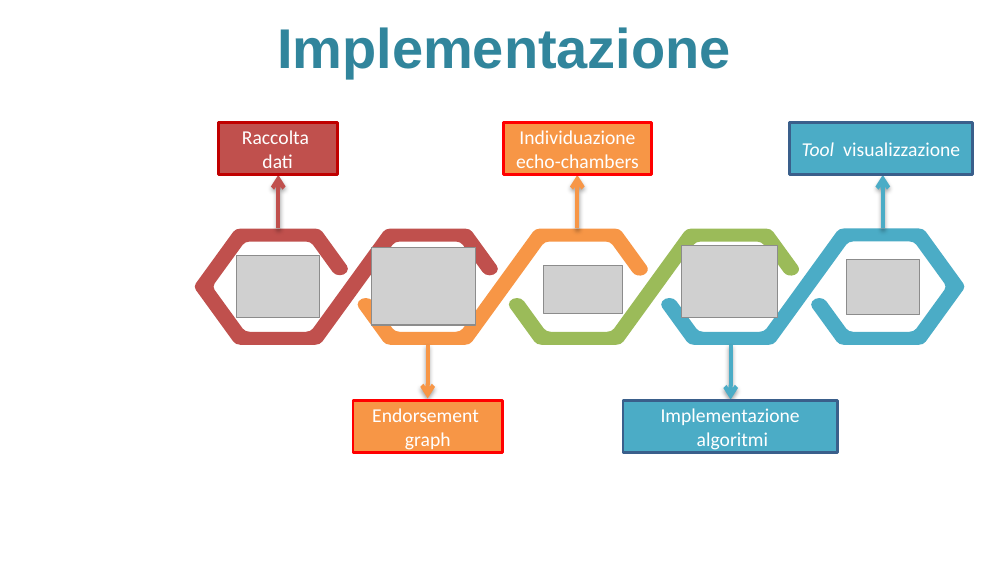
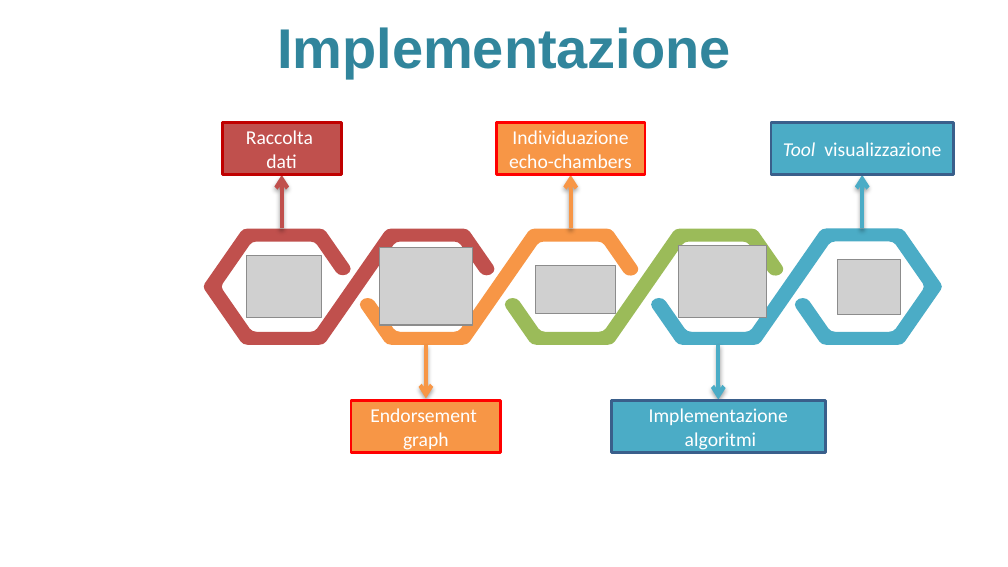
Before and after one commit to sidious1991/TesiLatex, a slide deck: slide 14 of PRESENTAZIONE_TESI/presentazione_agostini_stefano_16_9.pptx. Drawn at 1008x567 pixels with LibreOffice and Linux fonts; fonts in the diff are those of the drawing; grey boxes stand for pictures; background and template pictures are left out. Boxes give left, top, right and bottom in pixels: in the first picture for what was removed or moved away, otherwise in the second. Text is boxed around its words. In the diff, an @@ line names an element or a change of style, - is before the commit and + after.

```diff
--- a/PRESENTAZIONE_TESI/presentazione_agostini_stefano_16_9.pptx
+++ b/PRESENTAZIONE_TESI/presentazione_agostini_stefano_16_9.pptx
@@ rectangle "Individuazione echo-chambers": place and size @@
-rectangle "Individuazione echo-chambers" at (503,123,652,175)
+rectangle "Individuazione echo-chambers" at (496,123,645,175)
@@ rectangle "Tool visualizzazione": place and size @@
-rectangle "Tool visualizzazione" at (789,123,972,175)
+rectangle "Tool visualizzazione" at (771,123,954,175)
@@ arrow moved from (278, 229) - (278, 175) to (282, 229) - (282, 175) @@
@@ arrow moved from (578, 229) - (578, 175) to (571, 229) - (571, 175) @@
@@ arrow moved from (883, 229) - (883, 175) to (862, 229) - (862, 175) @@
@@ freeform shape: place and size @@
-freeform shape at (195,229,498,345)
+freeform shape at (204,229,495,345)
@@ freeform shape: place and size @@
-freeform shape at (204,235,353,338)
+freeform shape at (212,235,355,338)
@@ freeform shape at (356,235,499,338): outline redrawn @@
@@ freeform shape: place and size @@
-freeform shape at (357,229,648,345)
+freeform shape at (360,229,640,345)
@@ freeform shape: place and size @@
-freeform shape at (503,235,652,338)
+freeform shape at (499,235,642,338)
@@ freeform shape: place and size @@
-freeform shape at (508,229,799,345)
+freeform shape at (505,229,785,345)
@@ freeform shape: place and size @@
-freeform shape at (654,235,803,338)
+freeform shape at (644,235,787,338)
@@ freeform shape: place and size @@
-freeform shape at (661,229,965,345)
+freeform shape at (651,229,941,345)
@@ picture: place and size @@
-picture at (237,256,320,319)
+picture at (246,256,321,319)
@@ picture: place and size @@
-picture at (372,247,476,325)
+picture at (380,247,473,325)
@@ picture: place and size @@
-picture at (681,246,777,318)
+picture at (678,246,766,318)
@@ picture: place and size @@
-picture at (847,260,920,314)
+picture at (838,260,901,314)
@@ 1 picture, 1 rectangle, 1 arrow: place and size @@
-1 picture, 1 rectangle, 1 arrow at (543,265,838,453)
+1 picture, 1 rectangle, 1 arrow at (535,265,826,453)
```
Also in this commit, not shown: 4 other slides changed, 1 other file.
